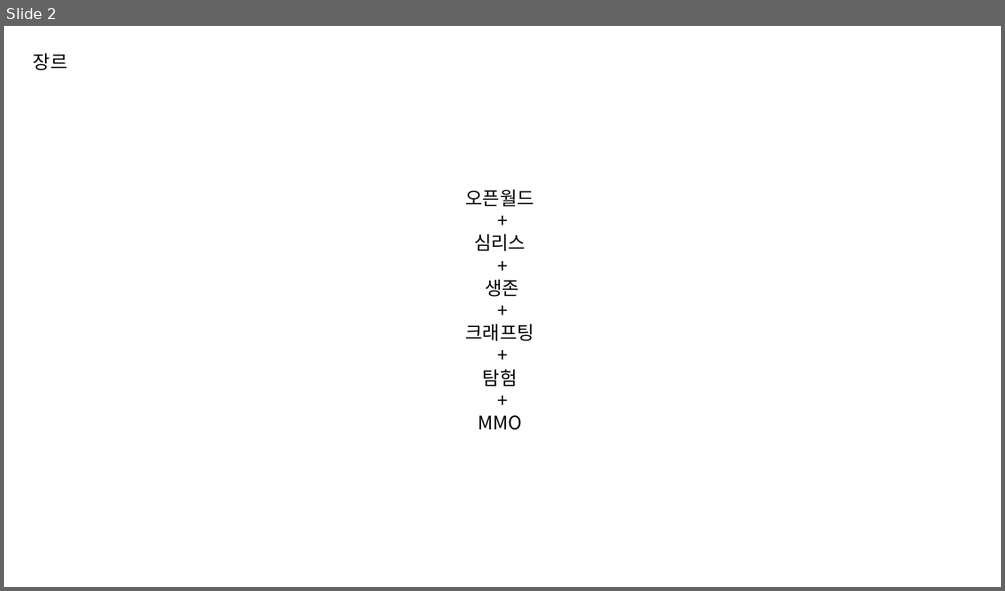
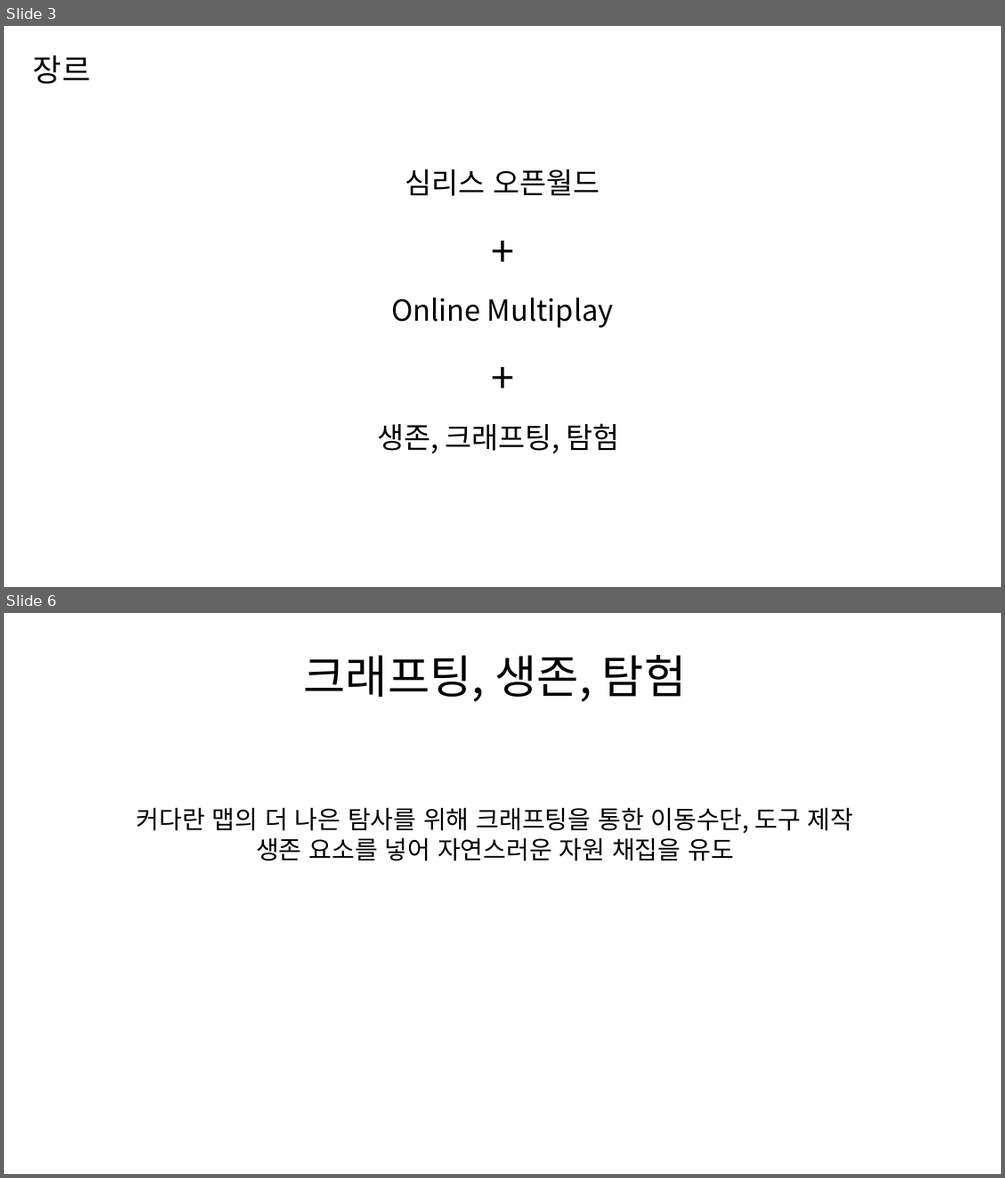
Before and after one commit to PinkBourbon/ProjectG, a slide deck: 0_Document/크루모빌PPT틀.pptx. Shown one above the other, each under a label of ours: slide 2 before the commit, slides 3 and 6 after it; the slides between them are not shown. The pictures are 1005x591 and 1005x1178 pixels, drawn with LibreOffice and Linux fonts; fonts in the diff are those of the drawing. Boxes give left, top, right and bottom in pixels: in the first picture for what was removed or moved away, otherwise in the second. Text is boxed around its words. In the diff, an @@ line names an element or a change of style, - is before the commit and + after.

```diff
--- a/0_Document/크루모빌PPT틀.pptx
+++ b/0_Document/크루모빌PPT틀.pptx
@@ slide 6 added at box(4, 613, 1001, 1174), background #FFFFFF @@
@@ text added at box(304, 655, 686, 702), 44 pt, text #000000 @@
+크래프팅, 생존, 탐험
@@ text added at box(137, 807, 854, 861), 24 pt, text #000000 @@
+커다란 맵의 더 나은 탐사를 위해 크래프팅을 통한 이동수단, 도구 제작
+생존 요소를 넣어 자연스러운 자원 채집을 유도
@@ what was slide 2 is now slide 3 @@
@@ slide 3 changed as well @@
@@ text "장르" at box(33, 55, 90, 84): size 18 to 30 pt @@
@@ text "심리스 오픈월드": place and size @@
-text "심리스 오픈월드" at box(465, 189, 534, 430)
+text "심리스 오픈월드" at box(377, 169, 620, 453)
@@ text "심리스 오픈월드" at box(377, 169, 620, 453): size 18 to 40 pt in "+", "+"; line spacing 1 to 1.5 @@
@@ text at box(404, 169, 600, 196): text changed; size 18 to 28 pt @@
-오픈월드
+심리스 오픈월드
@@ text at box(391, 297, 614, 328): text changed; size 18 to 28 pt @@
-심리스
+Online Multiplay
@@ text at box(377, 423, 620, 453): text changed; size 18 to 28 pt @@
-생존
-+
-크래프팅
-+
-탐험
-+
-MMO
+생존, 크래프팅, 탐험
```
Also in this commit, not shown: 3 other slides changed, 12 other slides added, 4 slides removed, 1 other file.
